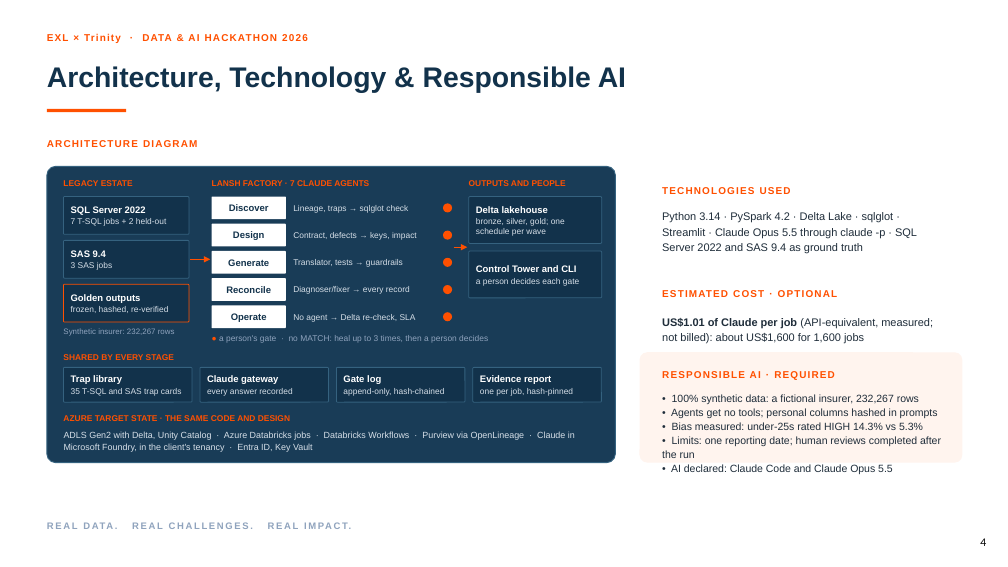
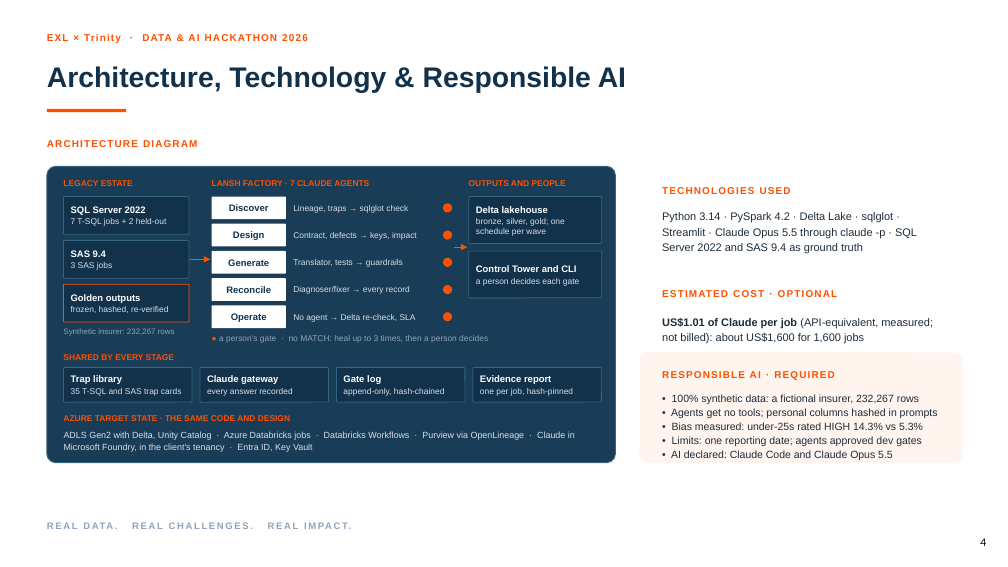
Before and after one commit to Auslogger/lansh-migration-factory, a slide deck: slide 4 of docs/submission/LANSH_EXL_Submission.pptx. Drawn at 1008x567 pixels with LibreOffice and Linux fonts; fonts in the diff are those of the drawing; background and template pictures are left out. Boxes give left, top, right and bottom in pixels: in the first picture for what was removed or moved away, otherwise in the second. Text is boxed around its words. In the diff, an @@ line names an element or a change of style, - is before the commit and + after.

Commit message:
Finalise submission deck, README and review record

```diff
--- a/docs/submission/LANSH_EXL_Submission.pptx
+++ b/docs/submission/LANSH_EXL_Submission.pptx
@@ text at (672, 436, 922, 446): text changed @@
-• Limits: one reporting date; human reviews completed after the run
+• Limits: one reporting date; agents approved dev gates
```
Also in this commit, not shown: 3 other slides changed, 4 other files.
